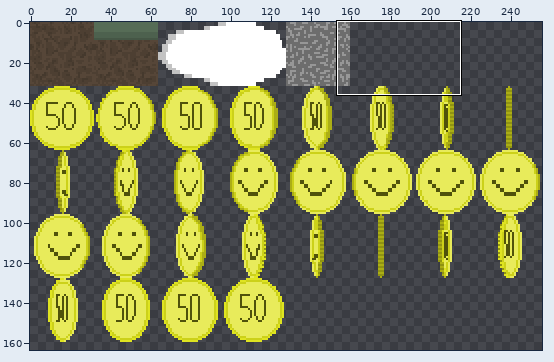
Sprite sheet, stored at 2DPlatformGame/src/main/resources/textures/spritesheet.png. The picture above shows the old version from afar; the outline marks the close-up.
Close-up. Before the edit:
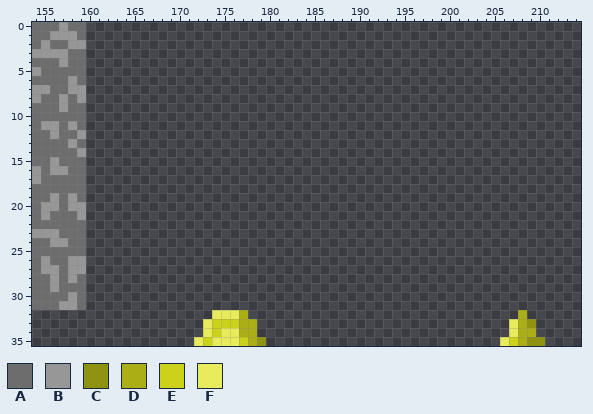
The file is 256x256 pixels. Shown: x 154..214, y 0..35. The wide view leaves out empty margins.
Palette (. is transparent): A #6d6d6d  B #979797  C #909312  D #abae15  E #ccd119  F #e8eb5b
Pixels before, first column x 154:
 0 AAABAA...................................................
 1 AABBBA...................................................
 2 ABAABB...................................................
 3 BBBBAA...................................................
 4 AAABAA...................................................
 5 BAAAAA...................................................
 6 AAAABA...................................................
 7 BBAABB...................................................
 8 BAABAB...................................................
 9 AAABAA...................................................
10 AAAAAA...................................................
11 ABBABA...................................................
12 AABAAB...................................................
13 AAAABA...................................................
14 AAAAAB...................................................
15 AABAAA...................................................
16 BABBAA...................................................
17 BAAAAA...................................................
18 AAAAAA...................................................
19 AABABA...................................................
20 ABBABB...................................................
21 ABAAAB...................................................
22 AAAAAA...................................................
23 BBBAAA...................................................
24 AABBAA...................................................
25 AAAAAA...................................................
26 ABAABB...................................................
27 ABBABB...................................................
28 AABABA...................................................
29 AABAAA...................................................
30 AAAABA...................................................
31 AAABBA...................................................
32 ....................FFFD..............................D..
33 ...................FEEEDD............................FDC.
34 ...................FEFFDD............................FDD.
35 ..................FEFFFEDC..........................FEDCC
After:
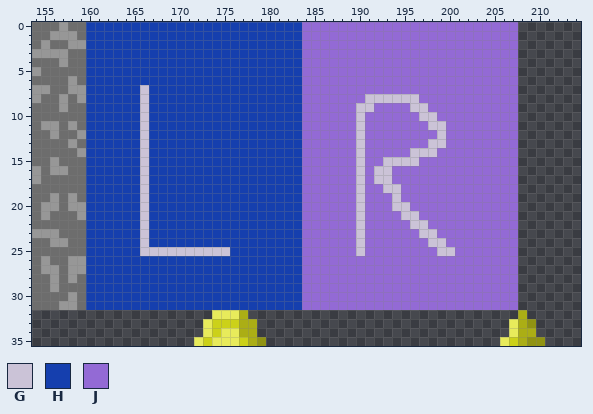
Colours new in this view: G #cbc3d7  H #153fae  J #936ad5
The edit:
The author put colour G in row 7 at x 166; in row 8 at x 166 and 191 to 196; in row 9 at x 166, 190 to 191 and 196 to 197; in row 10 at x 166, 190 and 197 to 198; in row 11 at x 166, 190 and 198 to 199; in row 12 at x 166, 190 and 199.
The author put colour G in row 13 at x 166, 190 and 198 to 199; in row 14 at x 166, 190 and 196 to 198; in row 15 at x 166, 190 and 193 to 196; in rows 16 to 17 at x 166, 190 and 192 to 193; in row 18 at x 166, 190 and 193 to 194; in row 19 at x 166, 190 and 194.
The author put colour G in row 20 at x 166, 190 and 194 to 195; in row 21 at x 166, 190 and 195 to 196; in row 22 at x 166, 190 and 196 to 197; in row 23 at x 166, 190 and 197 to 198; in row 24 at x 166, 190 and 198 to 199; in row 25 at x 166 to 175, 190 and 199 to 200.
The author put colour H in rows 0 to 6 at x 160 to 183; in rows 7 to 24 at x 160 to 165 and 167 to 183; in row 25 at x 160 to 165 and 176 to 183; in rows 26 to 31 at x 160 to 183.
The author put colour J in rows 0 to 7 at x 184 to 207; in row 8 at x 184 to 190 and 197 to 207; in row 9 at x 184 to 189, 192 to 195 and 198 to 207; in row 10 at x 184 to 189, 191 to 196 and 199 to 207; in row 11 at x 184 to 189, 191 to 197 and 200 to 207; in row 12 at x 184 to 189, 191 to 198 and 200 to 207.
The author put colour J in row 13 at x 184 to 189, 191 to 197 and 200 to 207; in row 14 at x 184 to 189, 191 to 195 and 199 to 207; in row 15 at x 184 to 189, 191 to 192 and 197 to 207; in rows 16 to 17 at x 184 to 189, 191 and 194 to 207; in row 18 at x 184 to 189, 191 to 192 and 195 to 207; in row 19 at x 184 to 189, 191 to 193 and 195 to 207.
The author put colour J in row 20 at x 184 to 189, 191 to 193 and 196 to 207; in row 21 at x 184 to 189, 191 to 194 and 197 to 207; in row 22 at x 184 to 189, 191 to 195 and 198 to 207; in row 23 at x 184 to 189, 191 to 196 and 199 to 207; in row 24 at x 184 to 189, 191 to 197 and 200 to 207; in row 25 at x 184 to 189, 191 to 198 and 201 to 207.
The author put colour J in rows 26 to 31 at x 184 to 207.
Pixel boxes of the changes (left, top, right, bottom) in both close-ups:
added: (86, 22, 518, 310)
